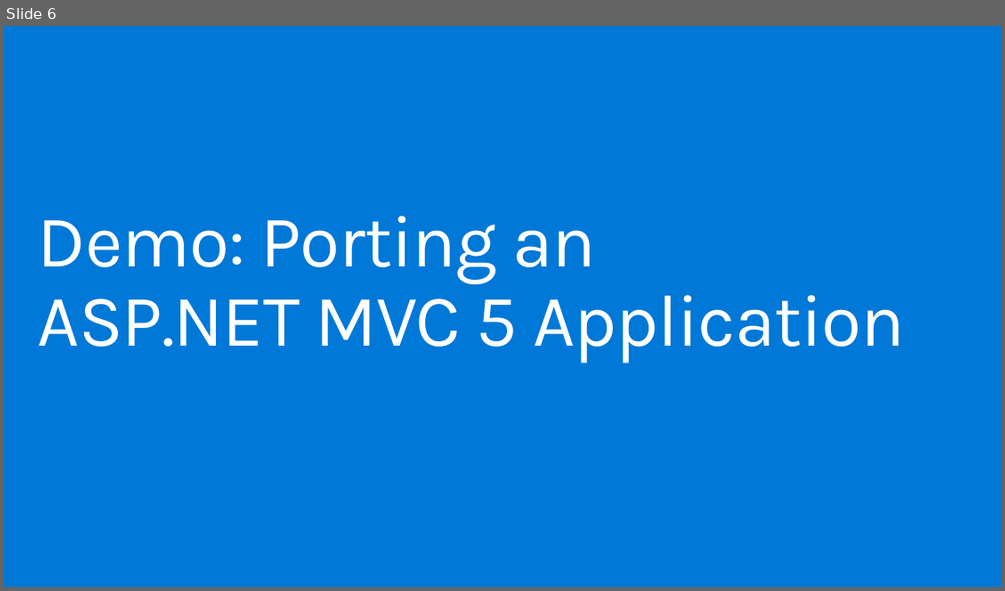
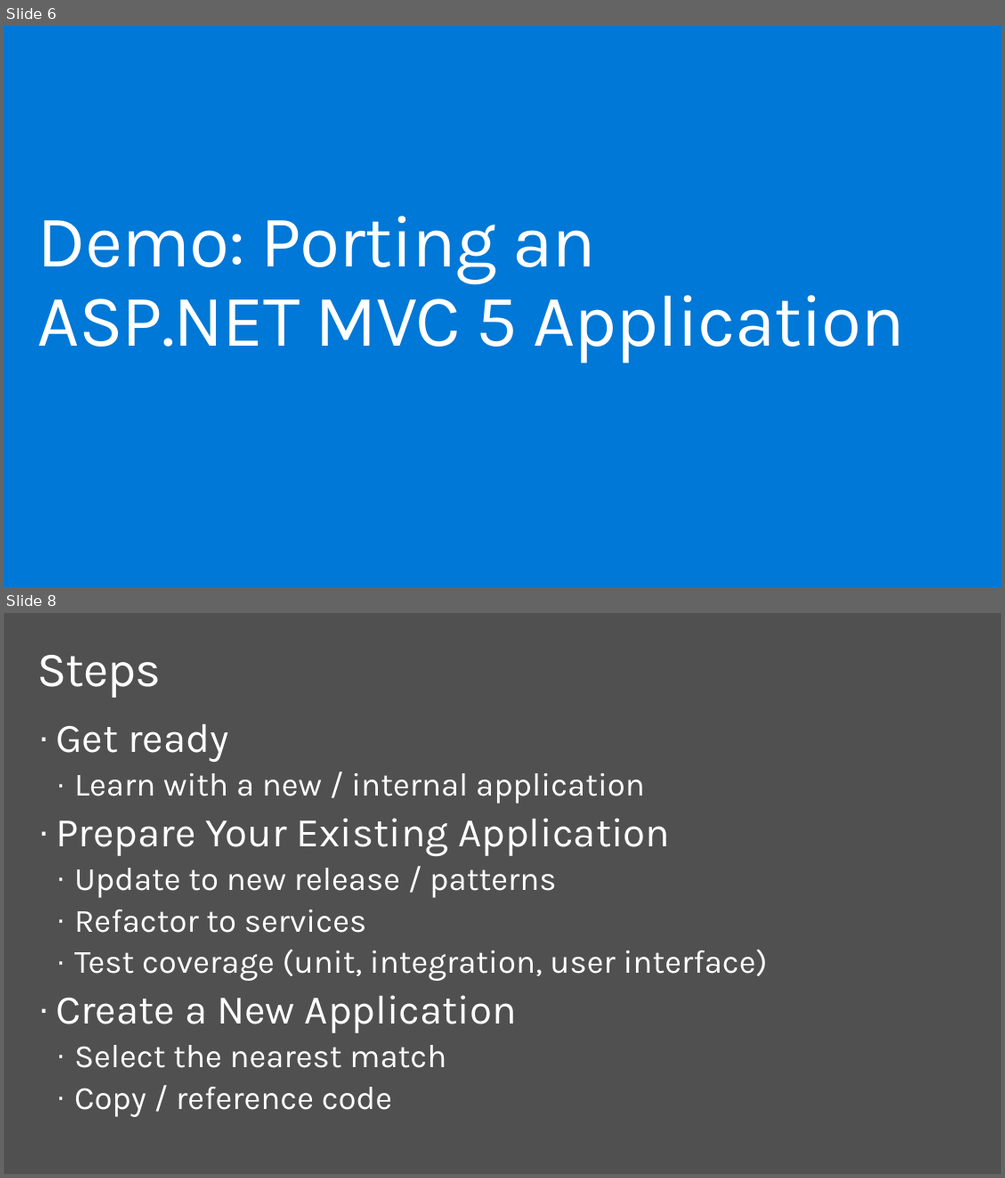
Before and after one commit to dotnet-presentations/dotnetcore-workshop, a slide deck: 4-Porting-From-NET-Framework/netcore-workshop-porting.pptx. Shown one above the other, each under a label of ours: slide 6 before the commit, slides 6 and 8 after it; the slides between them are not shown. The pictures are 1005x591 and 1005x1178 pixels, drawn with LibreOffice and Linux fonts; fonts in the diff are those of the drawing; background and template pictures are left out. Boxes give left, top, right and bottom in pixels: in the first picture for what was removed or moved away, otherwise in the second. Text is boxed around its words. In the diff, an @@ line names an element or a change of style, - is before the commit and + after.

```diff
--- a/4-Porting-From-NET-Framework/netcore-workshop-porting.pptx
+++ b/4-Porting-From-NET-Framework/netcore-workshop-porting.pptx
@@ slide 8 added at [4,613,1001,1174], background #505050 @@
@@ title added at [38,655,161,698], 48 pt, text #FFFFFF @@
+Steps
@@ text added at [56,724,768,1117], 32 pt, text #FFFFFF @@
+· Get ready
+  · Learn with a new / internal application
+· Prepare Your Existing Application
+  · Update to new release / patterns
+  · Refactor to services
+  · Test coverage (unit, integration, user interface)
+· Create a New Application
+  · Select the nearest match
+  · Copy / reference code
```
Also in this commit, not shown: 1 other slide added.
